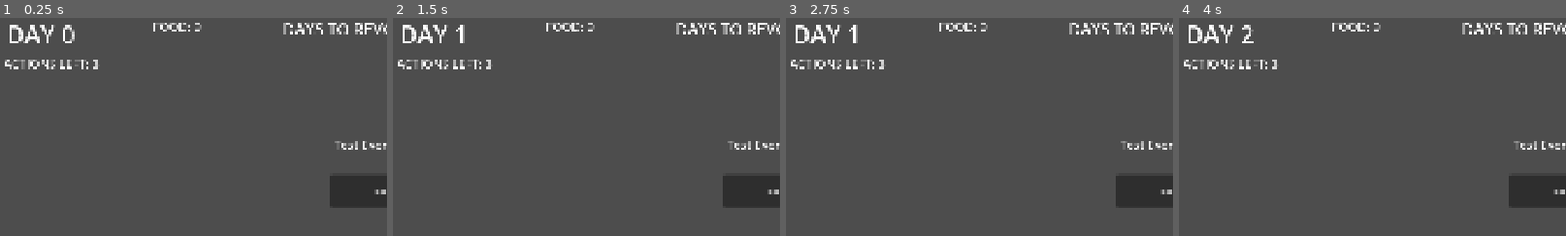
Above: before the commit, frames 1-4 (left to right).
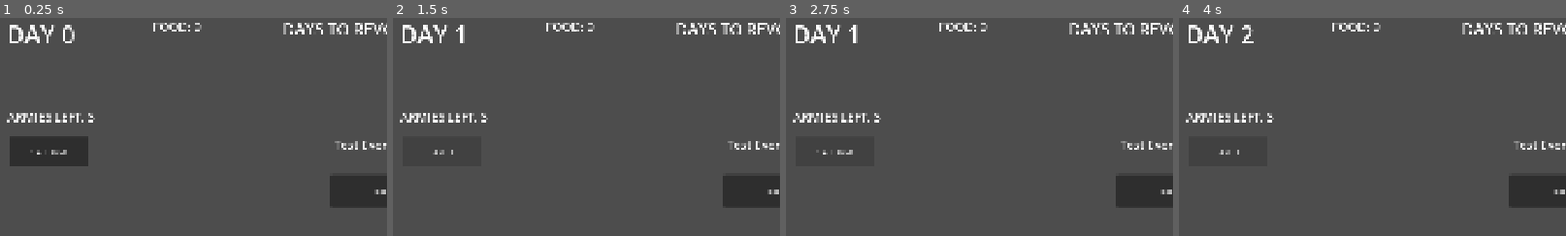
Above: after the commit, the same moments.

Repository: Orangechrisy/gmtk-game-jam-2026
Game: Godot game, scene res://Nope Folder/NopeTestScene.tscn
Same seed, same stepped clock (60 frames per second), same inputs: the game is played once before the commit and once after it. This scene is started directly instead of the project's main scene.
Inputs (mouse positions are % of the whole screen's width and height, from its top left):
- Up to frame 1 (0.25 s): no input
- Up to frame 2 (1.5 s): click "UPDATE DAY" at 0.5 s; click (6, 31) at 1.25 s, where only the run after the commit has a clickable "PLACE ARMY"
- Up to frame 3 (2.75 s): click (6, 31) at 2 s, where only the run after the commit has a clickable "CANCEL"
- Up to frame 4 (4 s): click "UPDATE DAY" at 2.75 s; click (6, 31) at 3.5 s, where only the run after the commit has a clickable "PLACE ARMY"
The pictures show only the part of the screen within x 0-50%, y 0-50%; the shares and areas given below are measured in that part.

The runs differ from the first frame. In frame 1, 3.8% of the frame differs, in the area x 1-26%, y 19-68%; in frame 2, 1.1%; in frame 3, 1.1%; in frame 4, 1.1%.
Error in both runs: Invalid call. Nonexistent function 'reset_actions_left' in base 'Node (game_state.gd)'. (res://GameStructure/game_manager.gd:14)

Commit message:
Added structure for Army placement

Diff:
--- a/GameStructure/game_manager.gd
+++ b/GameStructure/game_manager.gd
@@ -25,6 +25,8 @@
 		print("Out of Gold!")
 		GameState.set_gold(0)
 
+	GameState.reset_armies_left()
+
 	roll_auto_event_chance()
 
 	calculate_fervor()
@@ -34,6 +36,7 @@
 	reduce_days_to_revolution()
 
 	# TODO: Handle provinces flipping!
+	flip_provinces()
 
 	# Anything else we want to do
 
@@ -92,6 +95,13 @@
 
 	GameState.reduce_days_to_revolution(days_to_reduce)
 
+## flip_provinces: Checks which provinces should flip owners, and flips owners if needed
+func flip_provinces() -> void:
+	for province in GameState.provinces:
+		if province.get_curr_owner() == 0 and province.fervor > province.loyalty:
+			province.set_curr_owner(1)
+			# TODO: Other effects
+
 ## how many events do we want to have happen?
 ## from most to least likely (fervor?) roll event odds for each province
 ## if not enough events, roll again
--- a/GameStructure/game_state.gd
+++ b/GameStructure/game_state.gd
@@ -41,6 +41,7 @@
 signal food_updated(new_food)
 signal common_sentiment_updated(new_sentiment)
 signal noble_sentiment_updated(new_sentiment)
+signal armies_left_updated(new_armies_left)
 
 # Day
 
@@ -133,9 +134,11 @@
 
 func change_armies_left(val: int) -> void:
 	armies_left += val
+	armies_left_updated.emit(armies_left)
 
 func reset_armies_left() -> void:
 	armies_left = armies
+	armies_left_updated.emit(armies_left)
 
 # Controls total army count
 func get_armies() -> int:
@@ -143,6 +146,9 @@
 
 func change_armies(val: int) -> void:
 	armies += val
+	if armies_left > armies:
+		armies_left = armies
+		armies_left_updated.emit(armies_left)
 	if armies < 0:
 		armies = 0
 
--- a/UI/MainInterface.tscn
+++ b/UI/MainInterface.tscn
@@ -101,17 +101,26 @@
 value = 100.0
 fill_mode = 2
 
-[node name="ActionsLeftLabel" type="Label" parent="." unique_id=646839059]
-layout_mode = 0
-offset_left = 9.0
-offset_top = 93.0
-offset_right = 245.0
-offset_bottom = 135.0
-text = "ACTIONS LEFT: 3"
-label_settings = SubResource("LabelSettings_cbx75")
-
 [node name="PauseMenu" parent="." unique_id=273141382 instance=ExtResource("2_itd1i")]
 visible = false
 layout_mode = 0
 
+[node name="PlaceArmyButton" type="Button" parent="." unique_id=15618272]
+layout_mode = 0
+offset_left = 23.0
+offset_top = 295.0
+offset_right = 219.0
+offset_bottom = 369.0
+text = "PLACE ARMY"
+
+[node name="PlaceArmyLabel" type="Label" parent="." unique_id=1599275818]
+layout_mode = 0
+offset_left = 18.0
+offset_top = 223.0
+offset_right = 234.0
+offset_bottom = 265.0
+text = "ARMIES LEFT: 3"
+label_settings = SubResource("LabelSettings_aaqvd")
+
 [connection signal="pressed" from="MenuButton" to="." method="_on_menu_button_pressed"]
+[connection signal="pressed" from="PlaceArmyButton" to="." method="_on_place_army_button_pressed"]
--- a/UI/main_interface.gd
+++ b/UI/main_interface.gd
@@ -1,5 +1,7 @@
 extends Control
 
+# Variables
+var army_placing_mode: bool = false
 
 # Called when the node enters the scene tree for the first time.
 func _ready() -> void:
@@ -9,7 +11,7 @@
 	GameState.connect("gold_updated", on_gold_updated)
 	GameState.connect("common_sentiment_updated", on_common_sentiment_updated)
 	GameState.connect("noble_sentiment_updated", on_noble_sentiment_updated)
-	GameState.connect("actions_left_updated", on_actions_left_updated)
+	GameState.connect("armies_left_updated", on_armies_left_updated)
 
 # UI Updates
 
@@ -31,10 +33,24 @@
 func on_noble_sentiment_updated(new_sentiment: int) -> void:
 	$NobleFervorBar.value = new_sentiment
 
-func on_actions_left_updated(new_actions_left: int) -> void:
-	$ActionsLeftLabel.text = "ACTIONS LEFT: " + str(new_actions_left)
+func on_armies_left_updated(new_armies_left: int) -> void:
+	$PlaceArmyLabel.text = "ARMIES LEFT: " + str(new_armies_left)
 
 
 func _on_menu_button_pressed() -> void:
 	$PauseMenu.visible = true
 	# TODO: Pause game?
+
+## Handles army placement button
+func _on_place_army_button_pressed() -> void:
+	if GameState.get_armies_left() <= 0: return
+
+	if not army_placing_mode:
+		$PlaceArmyButton.text = "CANCEL"
+		army_placing_mode = true
+		pass
+
+	else:
+		$PlaceArmyButton.text = "PLACE ARMY"
+		army_placing_mode = false
+		pass
--- a/map provinces/province.gd
+++ b/map provinces/province.gd
@@ -33,6 +33,9 @@
 var province_tooltip: Control
 var tween: Tween
 
+# Signals
+signal province_owner_changed(province: Province)
+
 var has_army: bool:
 	set(val):
 		if val == false or curr_owner == 0: # No placing armies in unowned provinces
@@ -58,6 +61,10 @@
 # Helper functions
 func get_curr_owner() -> int:
 	return curr_owner
+
+func set_curr_owner(new_value: int) -> void:
+	curr_owner = new_value
+	province_owner_changed.emit(self)
 
 func calculate_food() -> int:
 	return food_yield - food_consumption
Not shown: 1 places in UI/MainInterface.tscn that only renumber resources
